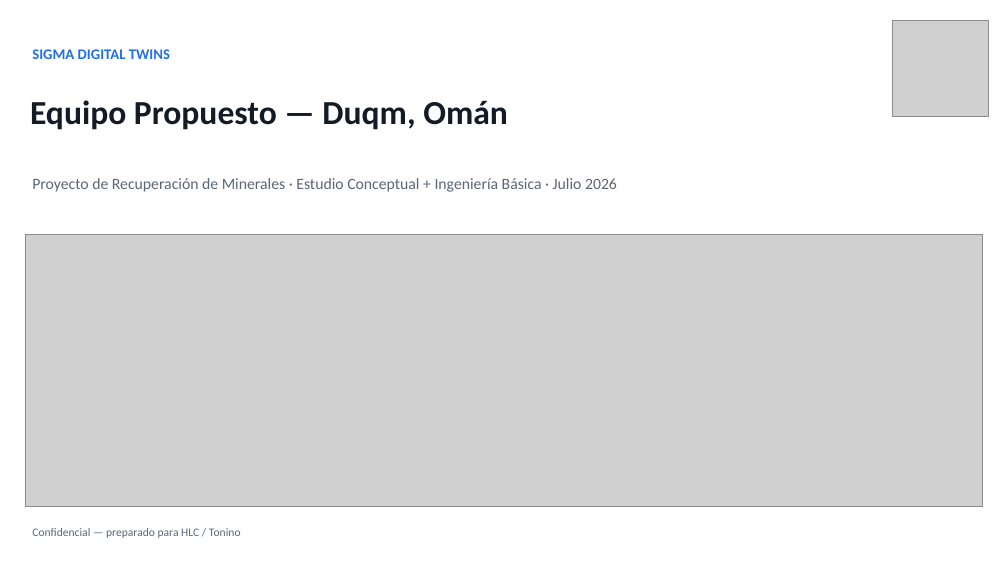
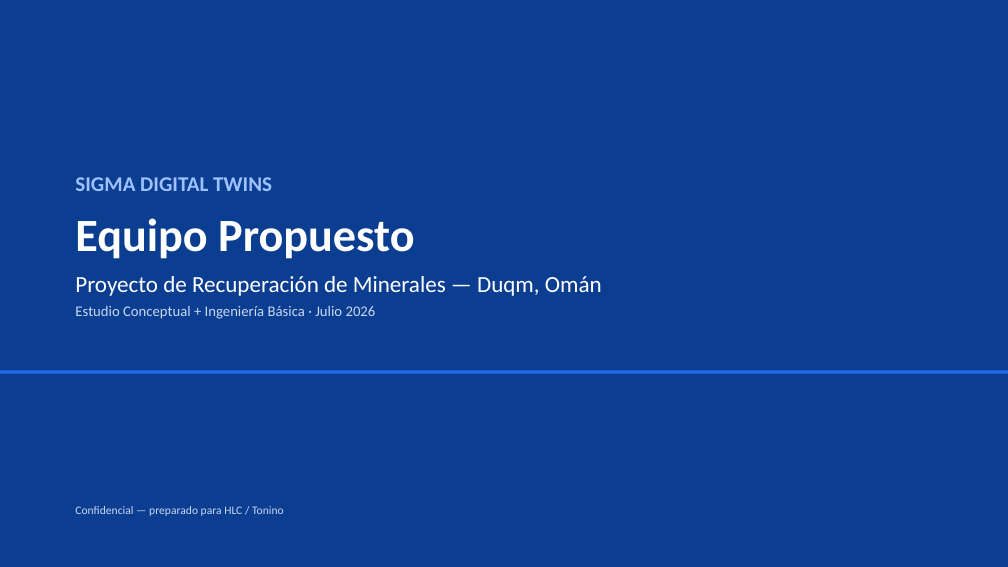
Before and after one commit to jjuri-socialmining/_DemoCustomerOps, a slide deck: slide 1 of web/og-b0d2f7a3-files/Sigma-Digital-Twins-Equipo-Duqm-ES.pptx. Drawn at 1008x567 pixels with LibreOffice and Linux fonts; fonts in the diff are those of the drawing; grey boxes stand for pictures. Boxes give left, top, right and bottom in pixels: in the first picture for what was removed or moved away, otherwise in the second. Text is boxed around its words. In the diff, an @@ line names an element or a change of style, - is before the commit and + after.

```diff
--- a/web/og-b0d2f7a3-files/Sigma-Digital-Twins-Equipo-Duqm-ES.pptx
+++ b/web/og-b0d2f7a3-files/Sigma-Digital-Twins-Equipo-Duqm-ES.pptx
@@ rectangle added at box(0, 0, 1008, 567), fill #0B3D91 @@
@@ picture removed at box(892, 20, 988, 116) @@
@@ text removed at box(32, 49, 170, 59) @@
-SIGMA DIGITAL TWINS
@@ text removed at box(32, 178, 617, 192) @@
-Proyecto de Recuperación de Minerales · Estudio Conceptual + Ingeniería Básica · Julio 2026
@@ text at box(75, 177, 602, 319): text changed; size 32 to 14 pt; text colour #141B26 to #FFFFFF; bold off @@
-Equipo Propuesto — Duqm, Omán
+SIGMA DIGITAL TWINS
+Equipo Propuesto
+Proyecto de Recuperación de Minerales — Duqm, Omán
+Estudio Conceptual + Ingeniería Básica · Julio 2026
@@ picture removed at box(25, 234, 983, 507) @@
@@ rectangle added at box(0, 371, 1008, 374), fill #1F6FEB @@
@@ text "Confidencial — preparado para HLC ...": place and size @@
-text "Confidencial — preparado para HLC ..." at box(32, 528, 241, 538)
+text "Confidencial — preparado para HLC ..." at box(75, 506, 284, 516)
@@ text "Confidencial — preparado para HLC ..." at box(75, 506, 284, 516): text colour #5B6676 to #C8D8F5 @@
```
Also in this commit, not shown: 1 slide removed, 1 other file.
